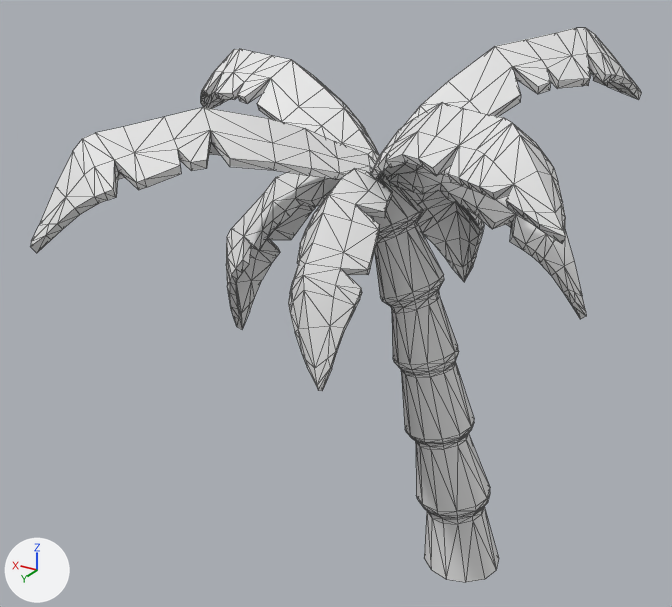
The glTF model src/assets/glb/kits/pirate/environment/PalmTree_2.glb as it was, and as the next commit left it.
The view is the same before and after, from a camera (50 mm lens) standing at (-153.0, 393.0, 328.0) and looking at (81.0, 3.0, 133.0). Arrows for +X, +Y and +Z are at lower left; the lights stay in place. The first picture is the older version. Mesh edges are drawn as thin lines. Where no turn or scale is listed for an object, it has been applied to the vertices.

Names of what the first picture shows: 'Environment_PalmTree_2'.
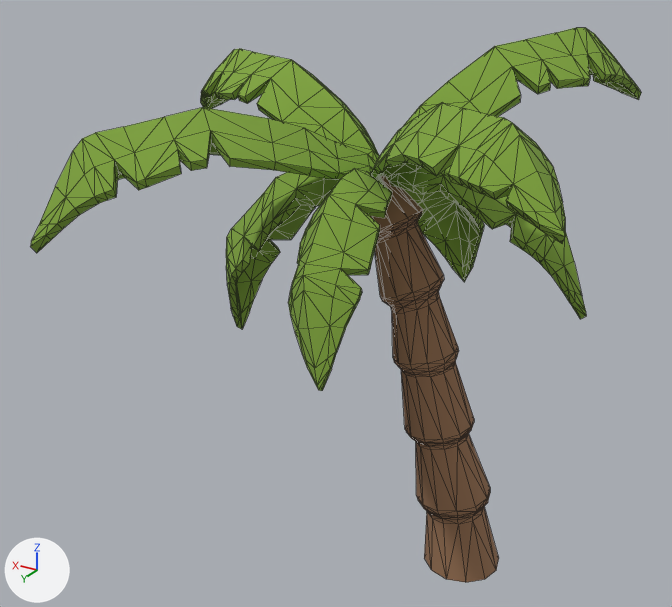
The newer file is also rescaled (x0.01) as a whole; pictures and numbers use the older file's frame.

Changed parts and their boxes [x1, y1, x2, y2] in the pictures (672 x 607 px):
'Environment_PalmTree_2', surface changed (white to green)
    both: [30, 27, 641, 582]

The edits, one by one:
Picture 'Atlas_Pirate' (img_atlas_pirate) is new.
In material 'Atlas' (mat_atlas), base_color is no longer (0.8, 0.8, 0.8), white #e7e7e7.
In material 'Atlas' (mat_atlas), texture is now set to img_atlas_pirate.
In material 'Atlas' (mat_atlas), roughness goes from 0.553 to 1.0.
